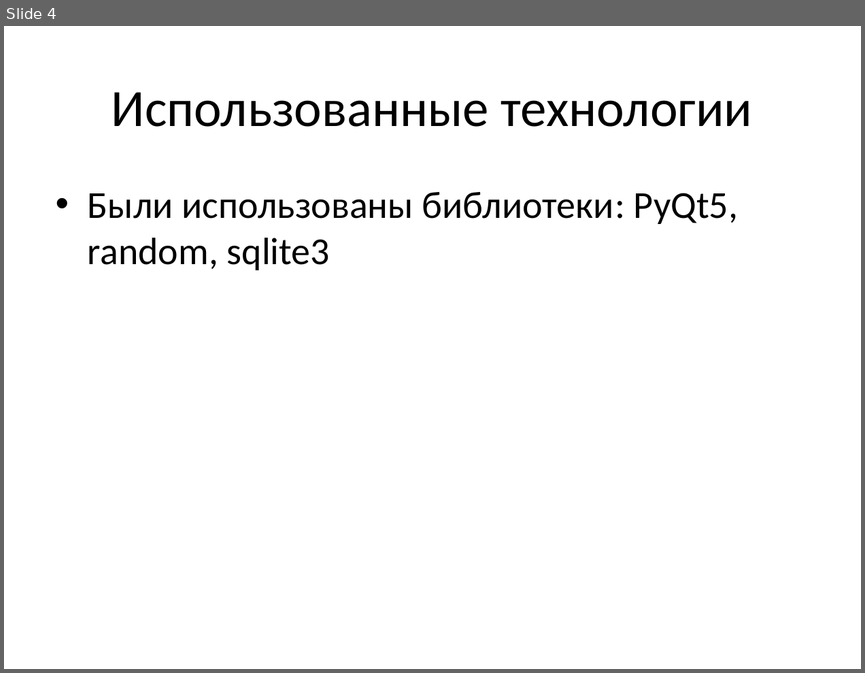
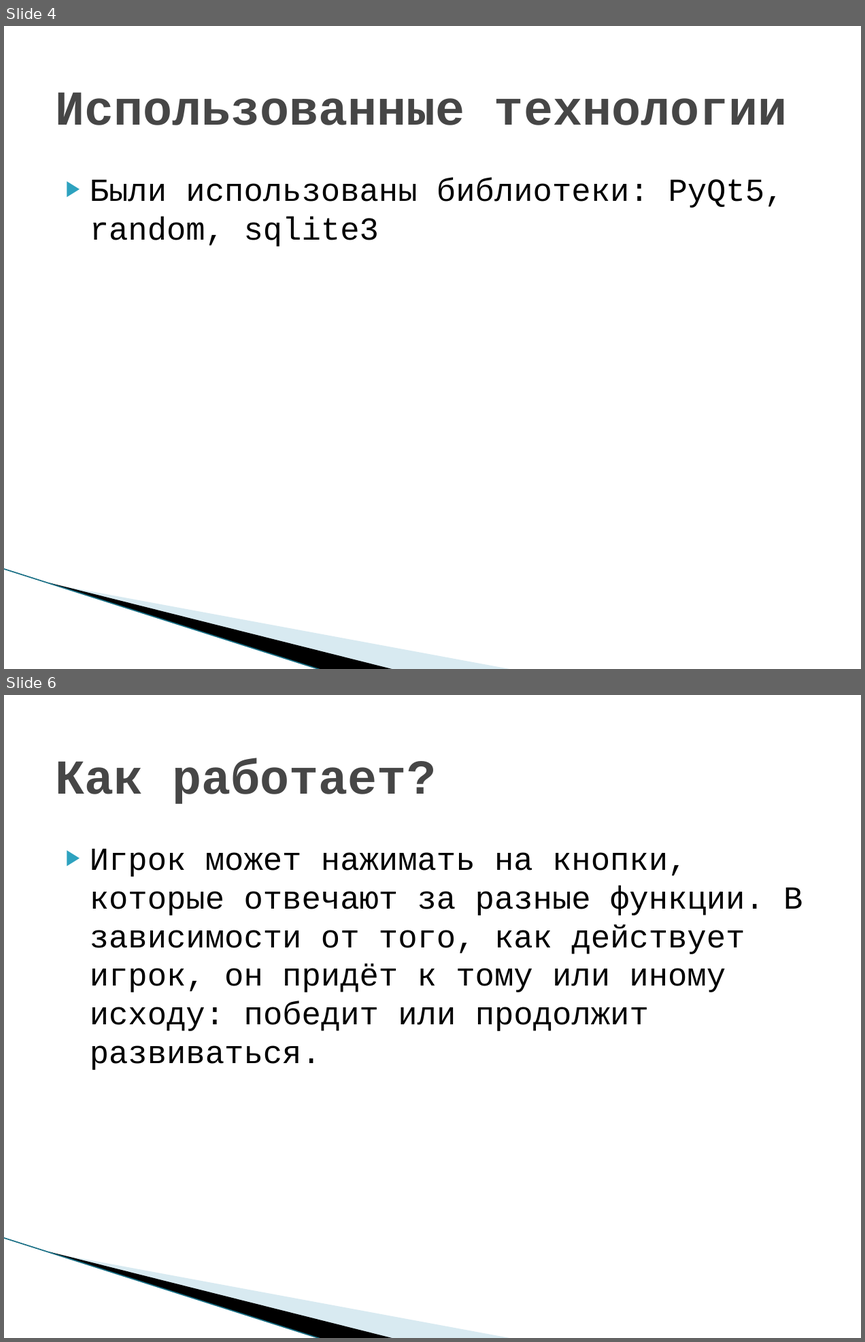
Before and after one commit to DebiKk-tech/DnDnD, a slide deck: Documents/presentation.pptx. Shown one above the other, each under a label of ours: slide 4 before the commit, slides 4 and 6 after it; the slides between them are not shown. The pictures are 865x673 and 865x1342 pixels, drawn with LibreOffice and Linux fonts; fonts in the diff are those of the drawing; background and template pictures are left out. Boxes give left, top, right and bottom in pixels: in the first picture for what was removed or moved away, otherwise in the second. Text is boxed around its words. In the diff, an @@ line names an element or a change of style, - is before the commit and + after.

```diff
--- a/Documents/presentation.pptx
+++ b/Documents/presentation.pptx
@@ slide 6 added at [4, 695, 861, 1338], background #FFFFFF; not listed: 3 template elements that a slide beside it also shows @@
@@ title added at [55, 759, 436, 804], 41 pt, text #464646, bold @@
+Как работает?
@@ text added at [90, 849, 802, 1070], 27 pt, text #000000 @@
+▶ Игрок может нажимать на кнопки, которые отвечают за разные функции. В зависимости от того, как действует игрок, он придёт к тому или иному исходу: победит или продолжит развиваться.
@@ slide 4 changed as well @@
@@ title "Использованные технологии" at [55, 92, 787, 125]: size 44 to 41 pt, font Calibri to Courier New, text colour #000000 to #464646, bold on; alignment centre to left @@
@@ text "Были использованы библиотеки: PyQt5, random, ...": place and size @@
-text "Были использованы библиотеки: PyQt5, random, ..." at [88, 192, 738, 270]
+text "Были использованы библиотеки: PyQt5, random, ..." at [90, 178, 783, 246]
@@ text "Были использованы библиотеки: PyQt5, random, ..." at [90, 178, 783, 246]: size 32 to 27 pt, font Calibri to Courier New; bullet • to ▶; less space between paragraphs @@
@@ line added from (4, 569) to (322, 669), #97C5D8 0.95 pt @@
@@ freeform shape added at [50, 582, 396, 669], fill #000000 @@
@@ freeform shape added at [51, 583, 514, 669], fill #A0CBDC at 40% opacity @@
```
Also in this commit, not shown: 3 other slides changed, 2 other slides added, 1 slide removed, 5 other files.
